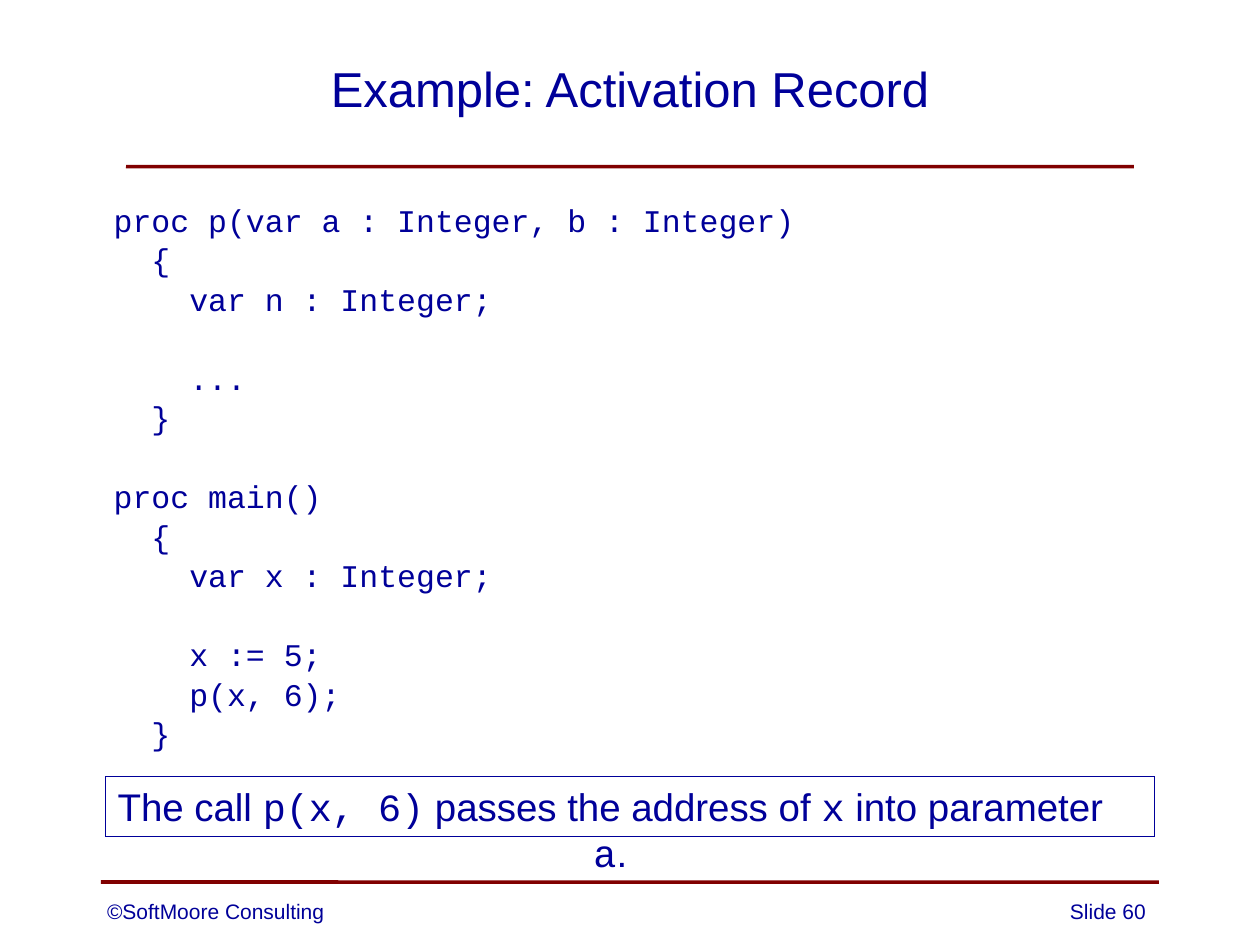
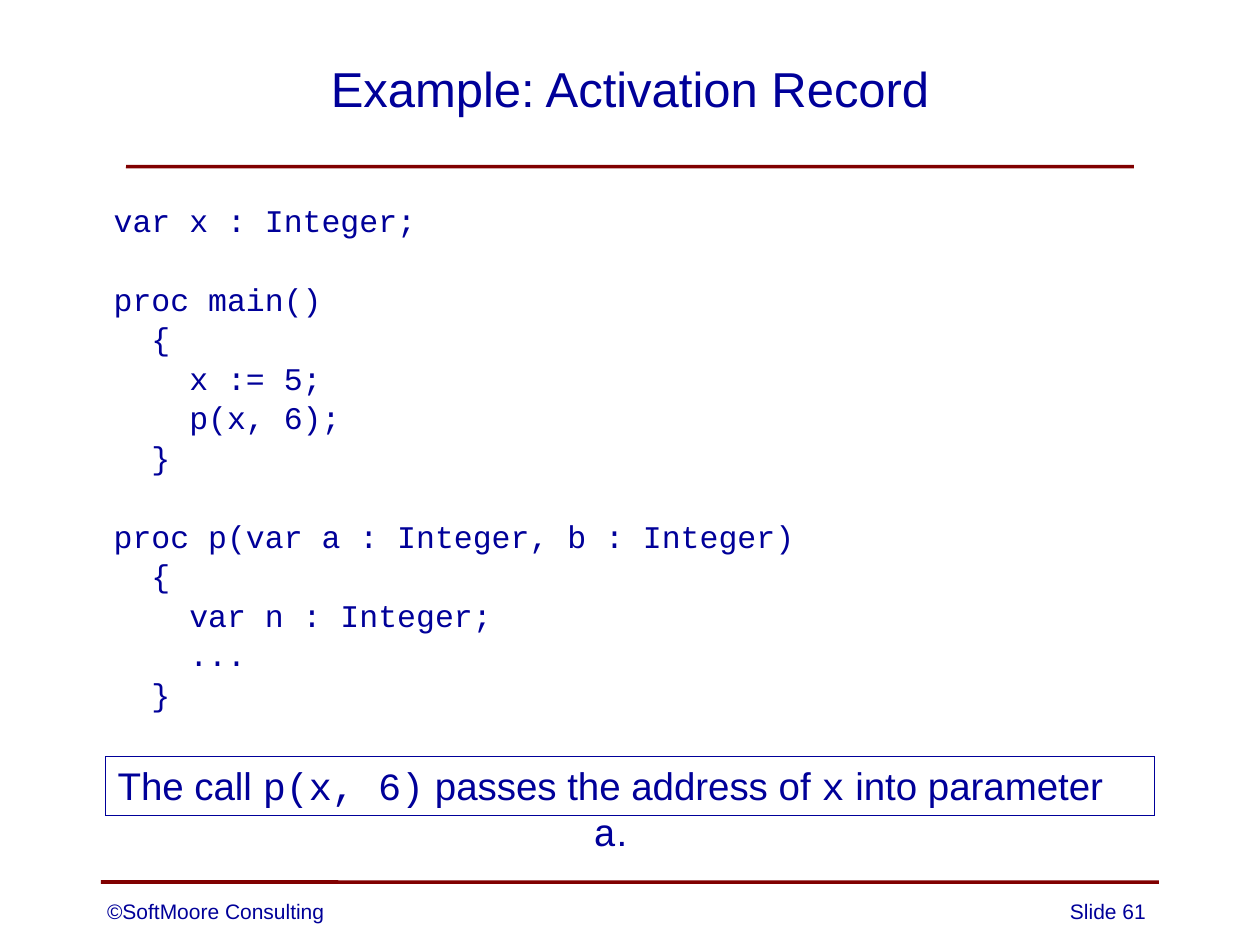
Before and after one commit to SoftMoore/CPRL-Java-3rd, a slide deck: slide 61 of PowerPoints/13 - Subprograms.pptx (slide 60 before the commit). Drawn at 1260x945 pixels with LibreOffice and Linux fonts; fonts in the diff are those of the drawing. Boxes give left, top, right and bottom in pixels: in the first picture for what was removed or moved away, otherwise in the second. Text is boxed around its words. In the diff, an @@ line names an element or a change of style, - is before the commit and + after.

```diff
--- a/PowerPoints/13 - Subprograms.pptx
+++ b/PowerPoints/13 - Subprograms.pptx
@@ text at (x1=114, y1=211, x2=416, y2=436): paragraphs added @@
+var x : Integer;
+proc main()
+{
+x := 5;
+p(x, 6);
+}
@@ text at (x1=114, y1=486, x2=491, y2=713): paragraphs removed @@
-proc main()
-{
-var x : Integer;
-x := 5;
-p(x, 6);
-}
@@ rectangle "The call p(x, 6) passes ..." moved from (x1=105, y1=777, x2=1154, y2=837) to (x1=105, y1=756, x2=1154, y2=815) @@
@@ page number at (x1=1070, y1=903, x2=1145, y2=920): text changed @@
-Slide 60
+Slide 61
```
Also in this commit, not shown: 8 other slides changed, 1 slide added.
